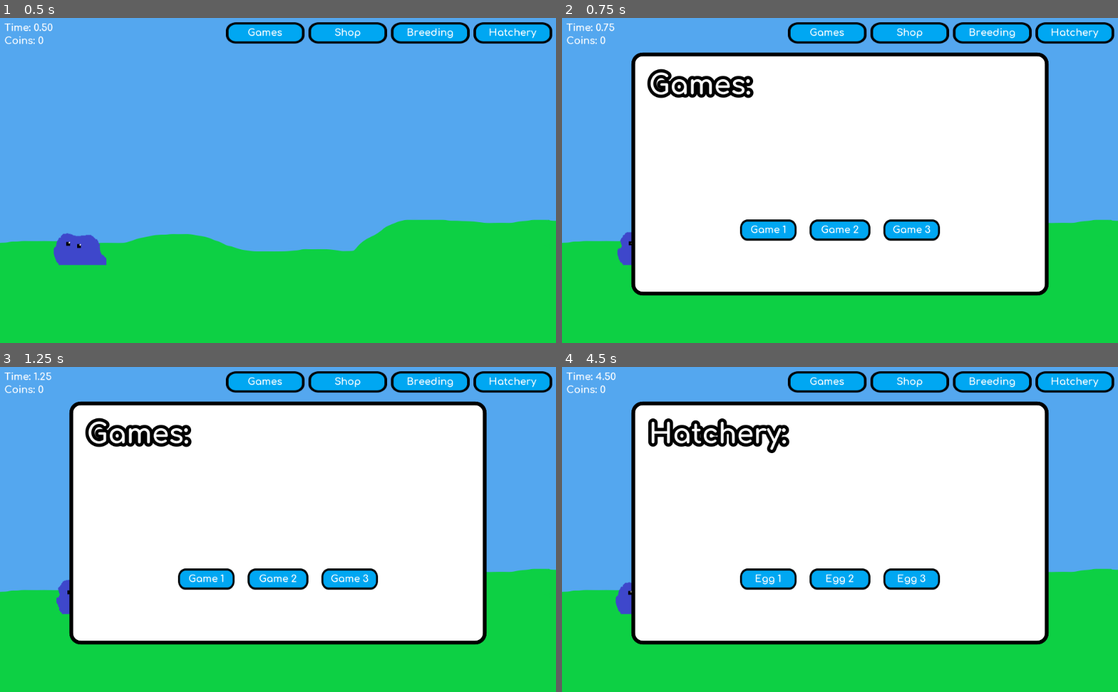
Above: before the commit, frames 1-4 (two rows, left to right).
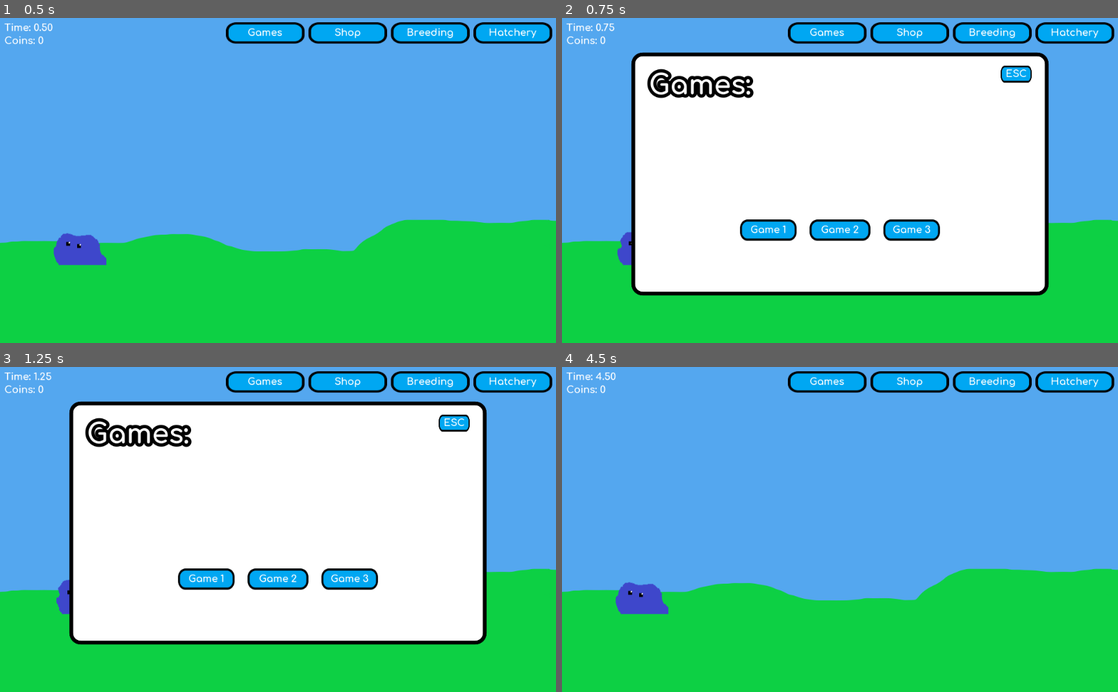
Above: after the commit, the same moments.

Repository: Elephant34/Bllob
Game: Godot game, scene res://scenes/bllob/main.tscn
Two runs of this game, one before a commit and one after it. Both use one fixed random seed, a clock stepped at 60 frames per second and the inputs below.
Inputs (mouse positions are in pixels of both pictures, inside the frame that each line leads up to):
- Up to frame 1 (0.5 s): no input
- Up to frame 2 (0.75 s): click (828, 34) at 0.5 s
- Up to frame 3 (1.25 s): no input
- Up to frame 4 (4.5 s): click (912, 383) at 1.25 s; click (990, 383) at 2 s; click (1073, 383) at 2.75 s; click (1017, 422) at 3.52 s; click (767, 578) at 4.27 s

Frame 1 is identical in both runs. In frame 2, 0.3% of the frame differs, in the area x 78-85%, y 14-21%; in frame 3, 0.3%; in frame 4, 56%, in the area x 12-88%, y 10-86%.

Commit message:
simplifed gui code and added esc button
esc button should be replaced by an actual X button but I need a texture first

Diff:
--- a/scenes/GUI/GUI.gd
+++ b/scenes/GUI/GUI.gd
@@ -5,27 +5,26 @@
 
 func _ready():
 	# Hide all panel elements just in case I forget to hide them manually
-	hide_menu_panel(true)
-	$Node/BllobPanel.visible = false
+	menu_panel_button_pressed()
+	hide_bllob_panel()
 
 func _input(event):
 	# Close the panel if esc is pressed
 	if event.is_action_pressed("ui_cancel"):
-		hide_menu_panel(true)
+		menu_panel_button_pressed()
 		hide_bllob_panel()
-		last_pressed = null
 
-func menu_panel_button_pressed(button):
+func menu_panel_button_pressed(button=null):
 	"""
 	Called when a button which should trigger the panel is pressed
 	Accepted buttons- games, shop, breeding, hatchery
 	"""
 	hide_bllob_panel()
-	if last_pressed == button:
-		hide_menu_panel(true)
+	hide_menu_panel()
+
+	if last_pressed == button or not button:
 		button = null
 	else:
-		hide_menu_panel()
 		$Node/MenuPanel.visible = true
 		match button:
 			"games":
@@ -39,12 +38,11 @@
 
 	last_pressed=button
 
-func hide_menu_panel(panel=false):
+func hide_menu_panel():
 	"""
 	Hides the panel's children and if panel is true itself as well
 	"""
-	if panel:
-		$Node/MenuPanel.visible = false
+	$Node/MenuPanel.visible = false
 	$Node/MenuPanel/GamesPanel.visible = false
 	$Node/MenuPanel/ShopPanel.visible = false
 	$Node/MenuPanel/BreedingPanel.visible = false
@@ -55,7 +53,7 @@
 	Shows the bllob data
 	"""
 	# Hides any other open GUI panels
-	hide_menu_panel(true)
+	hide_menu_panel()
 
 	# Makes the panel visible
 	$Node/BllobPanel.visible = true
--- a/scenes/GUI/GUI.tscn
+++ b/scenes/GUI/GUI.tscn
@@ -139,6 +139,19 @@
 [node name="HatcheryPanel" parent="Node/MenuPanel" instance=ExtResource( 7 )]
 visible = false
 
+[node name="ESC" parent="Node/MenuPanel" instance=ExtResource( 2 )]
+margin_left = 680.0
+margin_top = 24.0
+margin_right = 737.0
+margin_bottom = 56.0
+
+[node name="Label" parent="Node/MenuPanel/ESC/CenterContainer" index="0"]
+margin_left = 9.0
+margin_top = 5.0
+margin_right = 48.0
+margin_bottom = 26.0
+text = "ESC"
+
 [node name="BllobPanel" type="Panel" parent="Node"]
 visible = false
 margin_left = 128.0
@@ -245,13 +258,13 @@
 "_edit_use_anchors_": false
 }
 
-[node name="TextureButton" parent="Node/BllobPanel" instance=ExtResource( 2 )]
+[node name="ESC" parent="Node/BllobPanel" instance=ExtResource( 2 )]
 margin_left = 680.0
 margin_top = 24.0
 margin_right = 737.0
 margin_bottom = 56.0
 
-[node name="Label" parent="Node/BllobPanel/TextureButton/CenterContainer" index="0"]
+[node name="Label" parent="Node/BllobPanel/ESC/CenterContainer" index="0"]
 margin_left = 9.0
 margin_top = 5.0
 margin_right = 48.0
@@ -261,7 +274,8 @@
 [connection signal="pressed" from="Node/Shop" to="." method="menu_panel_button_pressed" binds= [ "shop" ]]
 [connection signal="pressed" from="Node/Breeding" to="." method="menu_panel_button_pressed" binds= [ "breeding" ]]
 [connection signal="pressed" from="Node/Hatchery" to="." method="menu_panel_button_pressed" binds= [ "hatchery" ]]
-[connection signal="pressed" from="Node/BllobPanel/TextureButton" to="." method="hide_bllob_panel"]
+[connection signal="pressed" from="Node/MenuPanel/ESC" to="." method="menu_panel_button_pressed"]
+[connection signal="pressed" from="Node/BllobPanel/ESC" to="." method="hide_bllob_panel"]
 
 [editable path="Node/Games"]
 
@@ -271,4 +285,6 @@
 
 [editable path="Node/Hatchery"]
 
-[editable path="Node/BllobPanel/TextureButton"]
+[editable path="Node/MenuPanel/ESC"]
+
+[editable path="Node/BllobPanel/ESC"]
